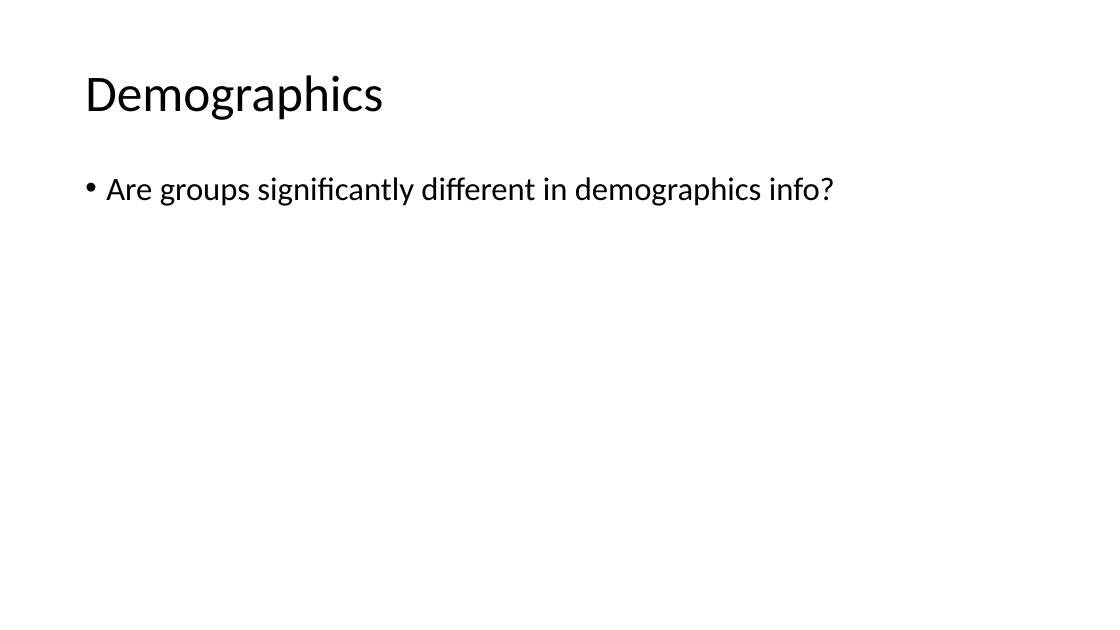
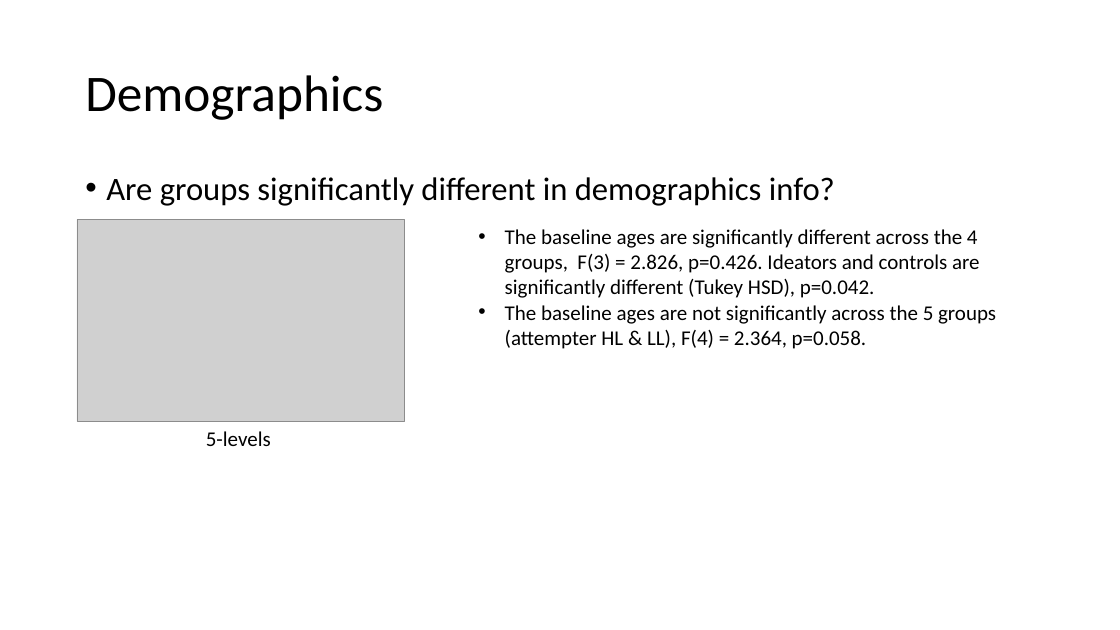
Before and after one commit to kezhangeco/Suicide_UG, a slide deck: slide 3 of UG_results.pptx. Drawn at 1120x630 pixels with LibreOffice and Linux fonts; fonts in the diff are those of the drawing; grey boxes stand for pictures. Boxes give left, top, right and bottom in pixels: in the first picture for what was removed or moved away, otherwise in the second. Text is boxed around its words. In the diff, an @@ line names an element or a change of style, - is before the commit and + after.

```diff
--- a/UG_results.pptx
+++ b/UG_results.pptx
@@ picture added at bbox=[77, 219, 405, 422] @@
@@ text added at bbox=[505, 229, 996, 349], 18 pt, text #000000 @@
+• The baseline ages are significantly different across the 4 groups, F(3) = 2.826, p=0.426. Ideators and controls are significantly different (Tukey HSD), p=0.042.
+• The baseline ages are not significantly across the 5 groups (attempter HL & LL), F(4) = 2.364, p=0.058.
@@ text added at bbox=[206, 431, 271, 446], 18 pt, text #000000 @@
+5-levels
```
Also in this commit, not shown: 1 other slide changed, 1 slide added, 3 other files.
